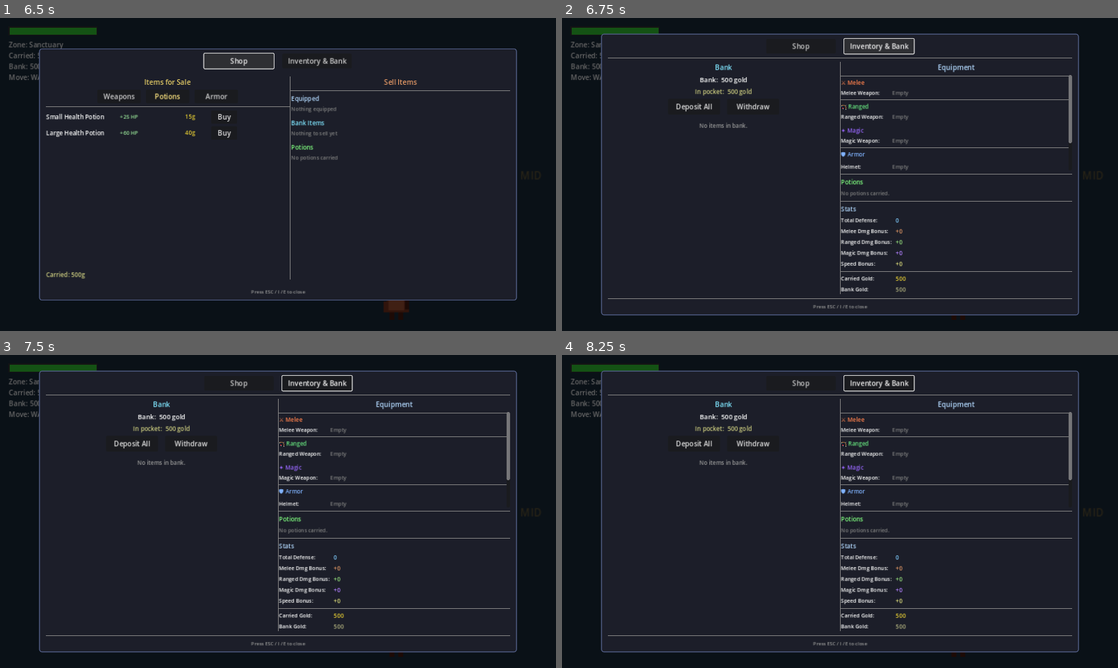
Above: before the commit, frames 1-4 (two rows, left to right).
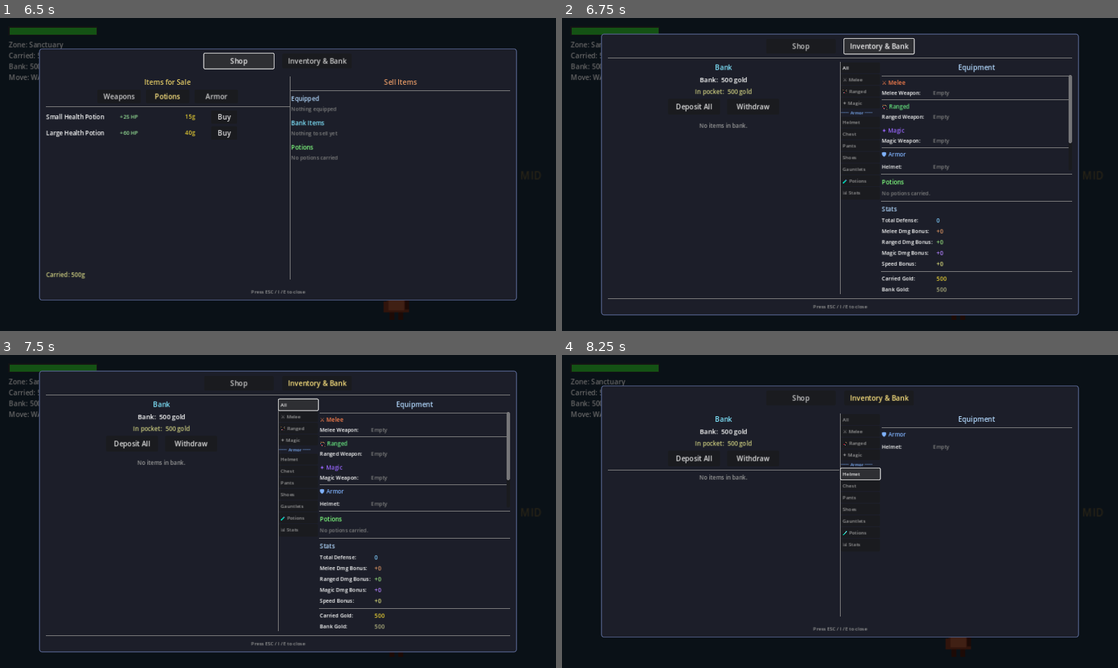
Above: after the commit, the same moments.

Repository: cbradshaw11/game-concept
Game: Godot game, scene res://scenes/world/world_scene.tscn
Two runs of this game, one before a commit and one after it. Both use one fixed random seed, a clock stepped at 60 frames per second and the inputs below.
Inputs (mouse positions are in pixels of both pictures, inside the frame that each line leads up to):
- Up to frame 1 (6.5 s): tap Enter at 0.5 s; hold Right (ui_right) 0.53-1.28 s; tap Space (attack) at 0.6 s; hold Down (ui_down) 1.28-2.03 s; tap R (attack_magic) at 1.35 s; hold Right (ui_right) 2.03-2.78 s; tap Z (attack_melee) at 2.1 s; hold Up (ui_up) 2.78-3.53 s; tap Q (attack_ranged) at 2.85 s; hold Left (ui_left) 3.53-5 s; tap X (guard) at 3.6 s; tap E (interact) at 4.35 s; click "Potions" at 5 s; click "Shop" at 5.75 s
- Up to frame 2 (6.75 s): click "Inventory & Bank" at 6.5 s
- Up to frame 3 (7.5 s): click (300, 405) at 7.25 s, where only the run after the commit has a clickable "All"
- Up to frame 4 (8.25 s): click (862, 458) at 8 s, where only the run after the commit has a clickable "Helmet"

Frame 1 is identical in both runs. In frame 2, 2.8% of the frame differs, in the area x 50-78%, y 14-88%; in frame 3, 3.1%; in frame 4, 5.9%, in the area x 7-93%, y 4-96%.

Commit message:
feat: equipment filter sidebar (weapons/armor/potions/stats)
Add a left filter sidebar (~90px) to the equipment pane in the
Inventory & Bank tab. Buttons: All, Melee, Ranged, Magic, armor
slots (Helmet/Chest/Pants/Shoes/Gauntlets), Potions, Stats.
Active filter is highlighted white; unselected buttons are dimmed.
Selecting a filter shows only the matching equipment category.

Co-Authored-By: Claude Opus 4.6 (1M context) <noreply@anthropic.com>

Diff:
--- a/game/scenes/hub/unified_menu.gd
+++ b/game/scenes/hub/unified_menu.gd
@@ -34,10 +34,17 @@
 # ── Inventory & Bank state ──
 var inv_content: HBoxContainer
 var bank_vbox: VBoxContainer
-var equip_vbox: VBoxContainer
+var equip_vbox: HBoxContainer
 var stats_vbox: VBoxContainer
 var slots_vbox: VBoxContainer
 var potions_vbox: VBoxContainer
+var content_vbox: VBoxContainer
+var equip_filter: String = "all"
+var filter_buttons: Dictionary = {}
+var potions_sep_node: HSeparator
+var pot_title_node: Label
+var stats_sep_node: HSeparator
+var st_title_node: Label
 var items_vbox: VBoxContainer
 var bank_controls: VBoxContainer
 var bank_locked_label: Label
@@ -825,22 +832,34 @@
 	inv_content.add_child(vsep)
 
 	# ── RIGHT PANE: Equipment + Stats ──
-	equip_vbox = VBoxContainer.new()
-	equip_vbox.add_theme_constant_override("separation", 6)
+	equip_vbox = HBoxContainer.new()
+	equip_vbox.add_theme_constant_override("separation", 0)
 	equip_vbox.custom_minimum_size = Vector2(440, 0)
 	equip_vbox.size_flags_horizontal = Control.SIZE_EXPAND_FILL
 	inv_content.add_child(equip_vbox)
+
+	# Filter sidebar
+	_build_filter_sidebar()
+
+	var eq_vsep := VSeparator.new()
+	equip_vbox.add_child(eq_vsep)
+
+	# Content area
+	content_vbox = VBoxContainer.new()
+	content_vbox.add_theme_constant_override("separation", 6)
+	content_vbox.size_flags_horizontal = Control.SIZE_EXPAND_FILL
+	equip_vbox.add_child(content_vbox)
 
 	var eq_title := Label.new()
 	eq_title.text = "Equipment"
 	eq_title.add_theme_font_size_override("font_size", 16)
 	eq_title.add_theme_color_override("font_color", Color(0.7, 0.85, 1.0))
 	eq_title.horizontal_alignment = HORIZONTAL_ALIGNMENT_CENTER
-	equip_vbox.add_child(eq_title)
+	content_vbox.add_child(eq_title)
 
 	var eq_scroll := ScrollContainer.new()
-	eq_scroll.custom_minimum_size = Vector2(420, 220)
-	equip_vbox.add_child(eq_scroll)
+	eq_scroll.custom_minimum_size = Vector2(320, 220)
+	content_vbox.add_child(eq_scroll)
 
 	slots_vbox = VBoxContainer.new()
 	slots_vbox.add_theme_constant_override("separation", 4)
@@ -848,31 +867,31 @@
 	eq_scroll.add_child(slots_vbox)
 
 	# Potions section
-	var potions_sep := HSeparator.new()
-	equip_vbox.add_child(potions_sep)
-
-	var pot_title := Label.new()
-	pot_title.text = "Potions"
-	pot_title.add_theme_font_size_override("font_size", 14)
-	pot_title.add_theme_color_override("font_color", Color(0.5, 1.0, 0.5))
-	equip_vbox.add_child(pot_title)
+	potions_sep_node = HSeparator.new()
+	content_vbox.add_child(potions_sep_node)
+
+	pot_title_node = Label.new()
+	pot_title_node.text = "Potions"
+	pot_title_node.add_theme_font_size_override("font_size", 14)
+	pot_title_node.add_theme_color_override("font_color", Color(0.5, 1.0, 0.5))
+	content_vbox.add_child(pot_title_node)
 
 	potions_vbox = VBoxContainer.new()
 	potions_vbox.add_theme_constant_override("separation", 4)
-	equip_vbox.add_child(potions_vbox)
-
-	var stats_sep := HSeparator.new()
-	equip_vbox.add_child(stats_sep)
-
-	var st_title := Label.new()
-	st_title.text = "Stats"
-	st_title.add_theme_font_size_override("font_size", 14)
-	st_title.add_theme_color_override("font_color", Color(0.7, 0.85, 1.0))
-	equip_vbox.add_child(st_title)
+	content_vbox.add_child(potions_vbox)
+
+	stats_sep_node = HSeparator.new()
+	content_vbox.add_child(stats_sep_node)
+
+	st_title_node = Label.new()
+	st_title_node.text = "Stats"
+	st_title_node.add_theme_font_size_override("font_size", 14)
+	st_title_node.add_theme_color_override("font_color", Color(0.7, 0.85, 1.0))
+	content_vbox.add_child(st_title_node)
 
 	stats_vbox = VBoxContainer.new()
 	stats_vbox.add_theme_constant_override("separation", 5)
-	equip_vbox.add_child(stats_vbox)
+	content_vbox.add_child(stats_vbox)
 
 # ── Bank controls ──
 
@@ -1055,6 +1074,76 @@
 	_hide_withdraw()
 	_refresh_gold()
 
+# ── Equipment filter sidebar ──
+
+func _build_filter_sidebar() -> void:
+	var sidebar := VBoxContainer.new()
+	sidebar.custom_minimum_size = Vector2(90, 0)
+	sidebar.add_theme_constant_override("separation", 2)
+	equip_vbox.add_child(sidebar)
+
+	var filters := [
+		["All", "all"],
+		["⚔ Melee", "melee"],
+		["🏹 Ranged", "ranged"],
+		["✦ Magic", "magic"],
+		["_separator_", ""],
+		["Helmet", "helmet"],
+		["Chest", "breastplate"],
+		["Pants", "pants"],
+		["Shoes", "shoes"],
+		["Gauntlets", "gauntlets"],
+		["🧪 Potions", "potions"],
+		["📊 Stats", "stats"],
+	]
+
+	for f in filters:
+		if f[0] == "_separator_":
+			var lbl := Label.new()
+			lbl.text = "─── Armor ───"
+			lbl.add_theme_font_size_override("font_size", 10)
+			lbl.add_theme_color_override("font_color", Color(0.5, 0.7, 1.0))
+			sidebar.add_child(lbl)
+			continue
+
+		var btn := Button.new()
+		btn.text = f[0]
+		btn.custom_minimum_size = Vector2(88, 22)
+		btn.add_theme_font_size_override("font_size", 11)
+		btn.alignment = HORIZONTAL_ALIGNMENT_LEFT
+		var key: String = f[1]
+		btn.pressed.connect(func(): _set_equip_filter(key))
+		sidebar.add_child(btn)
+		filter_buttons[f[1]] = btn
+
+	_update_filter_highlight()
+
+func _set_equip_filter(key: String) -> void:
+	equip_filter = key
+	_update_filter_highlight()
+	_rebuild_slots()
+	_rebuild_potions()
+	_rebuild_stats()
+	_update_equip_section_visibility()
+
+func _update_filter_highlight() -> void:
+	for k in filter_buttons:
+		var btn: Button = filter_buttons[k]
+		if k == equip_filter:
+			btn.add_theme_color_override("font_color", Color(1.0, 1.0, 1.0))
+		else:
+			btn.add_theme_color_override("font_color", Color(0.6, 0.6, 0.6))
+
+func _update_equip_section_visibility() -> void:
+	var show_potions: bool = equip_filter == "all" or equip_filter == "potions"
+	var show_stats: bool = equip_filter == "all" or equip_filter == "stats"
+	potions_sep_node.visible = show_potions
+	pot_title_node.visible = show_potions
+	potions_vbox.visible = show_potions
+	stats_sep_node.visible = show_stats
+	st_title_node.visible = show_stats
+	stats_vbox.visible = show_stats
+
 # ── Equipment (right pane of Inventory tab) ──
 
 func _rebuild_slots() -> void:
@@ -1063,6 +1152,10 @@
 
 	var inv: Node = get_node_or_null("/root/InventorySystem")
 	if inv == null:
+		return
+
+	# Hide slots entirely for potions/stats-only filters
+	if equip_filter == "potions" or equip_filter == "stats":
 		return
 
 	var equipped: Dictionary = inv.get("equipped")
@@ -1078,19 +1171,28 @@
 	}
 
 	# Weapons — split by type
-	_add_section_header("⚔ Melee", Color(1.0, 0.5, 0.3))
-	_add_slot_row("weapon_melee", slot_labels["weapon_melee"], equipped.get("weapon_melee", {}), inv)
-
-	_add_section_header("🏹 Ranged", Color(0.4, 0.9, 0.5))
-	_add_slot_row("weapon_ranged", slot_labels["weapon_ranged"], equipped.get("weapon_ranged", {}), inv)
-
-	_add_section_header("✦ Magic", Color(0.6, 0.4, 1.0))
-	_add_slot_row("weapon_magic", slot_labels["weapon_magic"], equipped.get("weapon_magic", {}), inv)
+	if equip_filter in ["all", "melee"]:
+		_add_section_header("⚔ Melee", Color(1.0, 0.5, 0.3))
+		_add_slot_row("weapon_melee", slot_labels["weapon_melee"], equipped.get("weapon_melee", {}), inv)
+
+	if equip_filter in ["all", "ranged"]:
+		_add_section_header("🏹 Ranged", Color(0.4, 0.9, 0.5))
+		_add_slot_row("weapon_ranged", slot_labels["weapon_ranged"], equipped.get("weapon_ranged", {}), inv)
+
+	if equip_filter in ["all", "magic"]:
+		_add_section_header("✦ Magic", Color(0.6, 0.4, 1.0))
+		_add_slot_row("weapon_magic", slot_labels["weapon_magic"], equipped.get("weapon_magic", {}), inv)
 
 	# Armor
-	_add_section_header("🛡 Armor", Color(0.5, 0.7, 1.0))
-	for slot in ["helmet", "breastplate", "pants", "shoes", "gauntlets"]:
-		_add_slot_row(slot, slot_labels[slot], equipped.get(slot, {}), inv)
+	var armor_slots := ["helmet", "breastplate", "pants", "shoes", "gauntlets"]
+	var show_armor: bool = equip_filter == "all" or equip_filter in armor_slots
+	if show_armor:
+		_add_section_header("🛡 Armor", Color(0.5, 0.7, 1.0))
+		if equip_filter == "all":
+			for slot in armor_slots:
+				_add_slot_row(slot, slot_labels[slot], equipped.get(slot, {}), inv)
+		else:
+			_add_slot_row(equip_filter, slot_labels[equip_filter], equipped.get(equip_filter, {}), inv)
 
 func _add_section_header(text: String, color: Color = Color(0.9, 0.8, 0.5)) -> void:
 	var sep := HSeparator.new()
@@ -1261,6 +1363,7 @@
 		_rebuild_slots()
 		_rebuild_potions()
 		_rebuild_stats()
+		_update_equip_section_visibility()
 		_rebuild_items_list()
 
 func _get_stat_summary(item: Dictionary) -> String:
